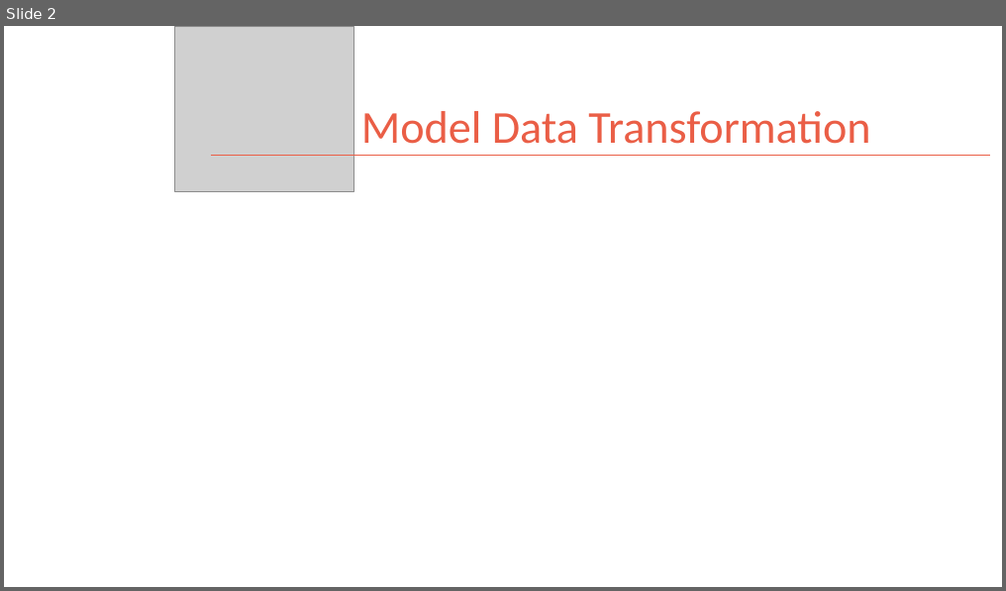
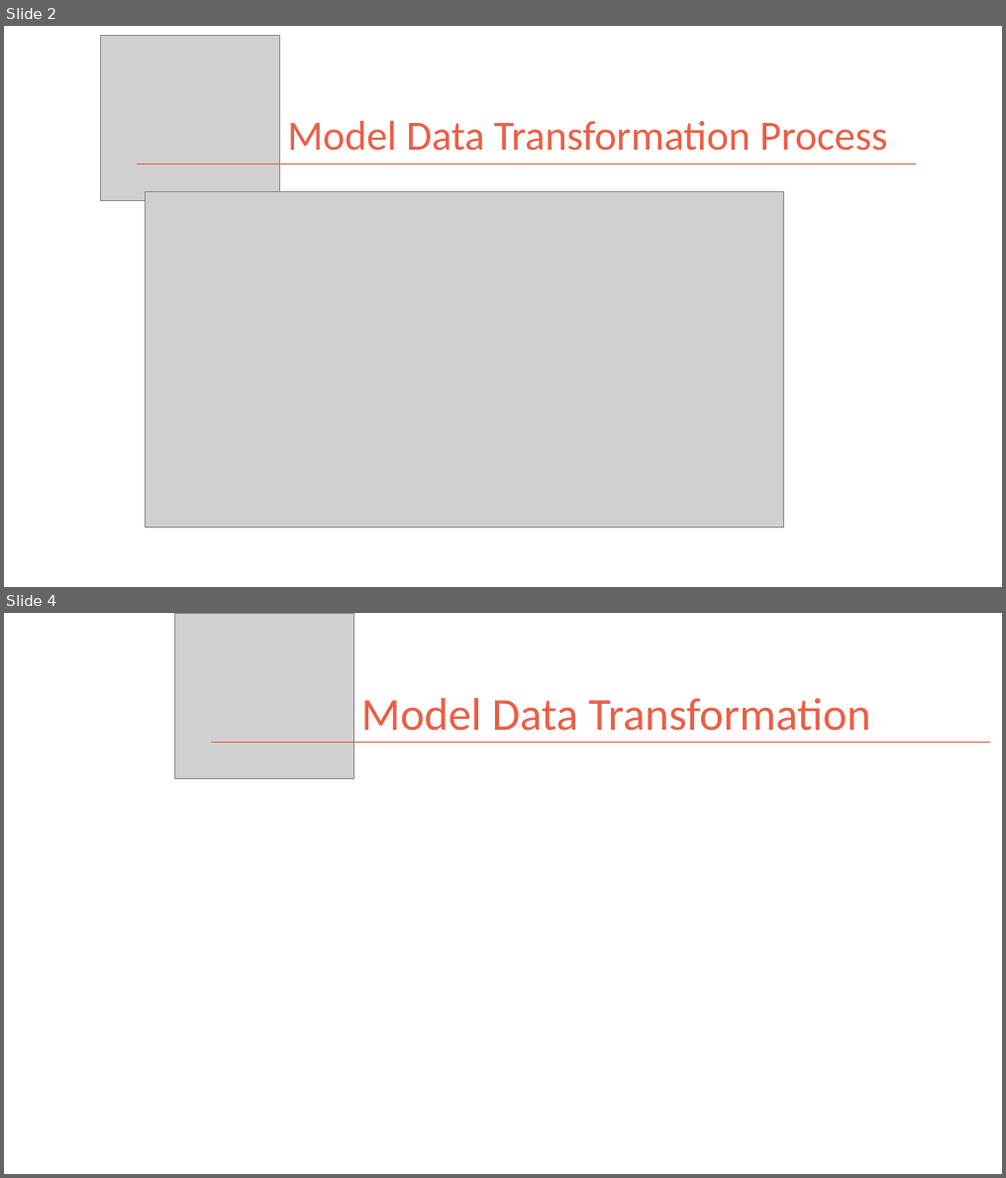
Before and after one commit to kman4/AirbnbPredictions, a slide deck: Airbnb Price Predictions (Model).pptx. Shown one above the other, each under a label of ours: slide 2 before the commit, slides 2 and 4 after it; the slides between them are not shown. The pictures are 1006x591 and 1006x1178 pixels, drawn with LibreOffice and Linux fonts; fonts in the diff are those of the drawing; grey boxes stand for pictures. Boxes give left, top, right and bottom in pixels: in the first picture for what was removed or moved away, otherwise in the second. Text is boxed around its words. In the diff, an @@ line names an element or a change of style, - is before the commit and + after.

Commit message:
added model data transformation to powerpoint

```diff
--- a/Airbnb Price Predictions (Model).pptx
+++ b/Airbnb Price Predictions (Model).pptx
@@ slide 2 added at (4, 26, 1002, 587), background #FFFFFF @@
@@ picture added at (101, 35, 279, 200) @@
@@ title added at (287, 121, 887, 151), 40 pt, text #EA5E46 @@
+Model Data Transformation Process
@@ line added from (138, 164) to (917, 164), #EA5E46 1 pt @@
@@ picture added at (145, 191, 784, 528) @@
@@ what was slide 2 is now slide 4 @@
```
Also in this commit, not shown: 1 slide changed, 7 other slides added.
